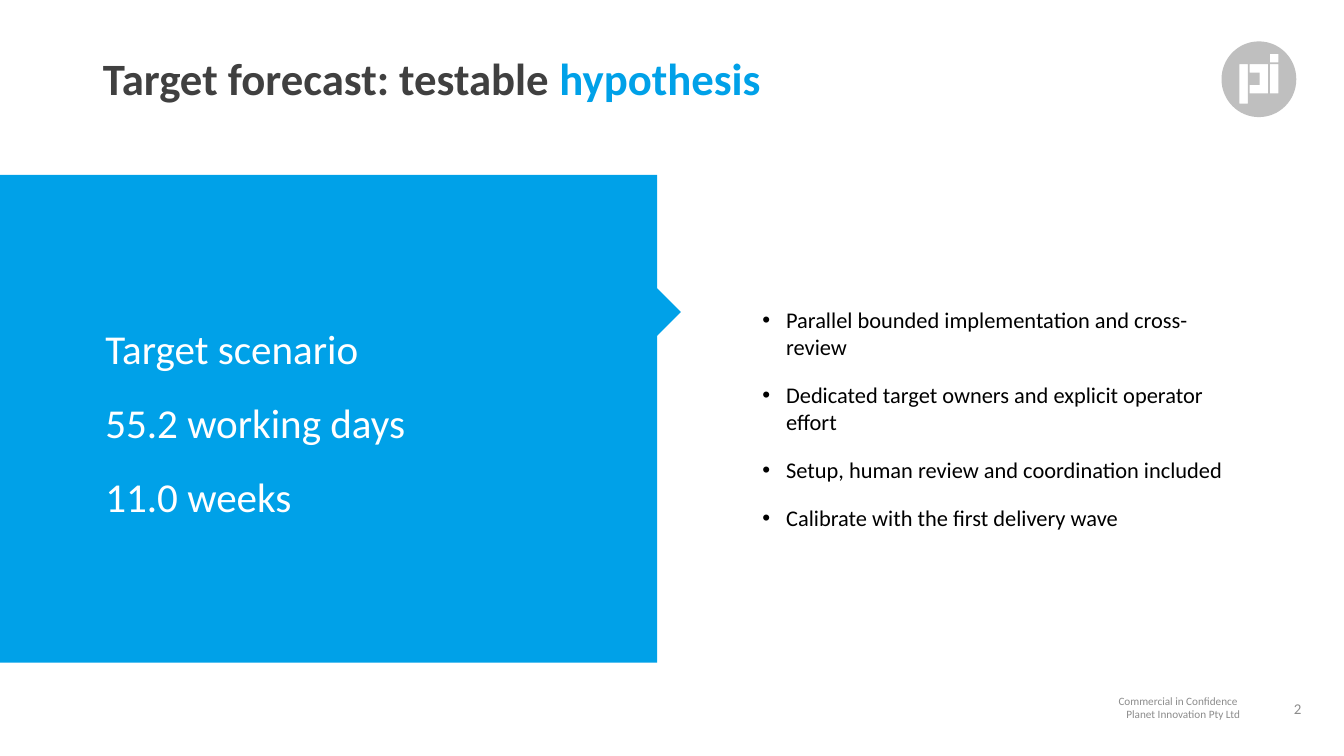
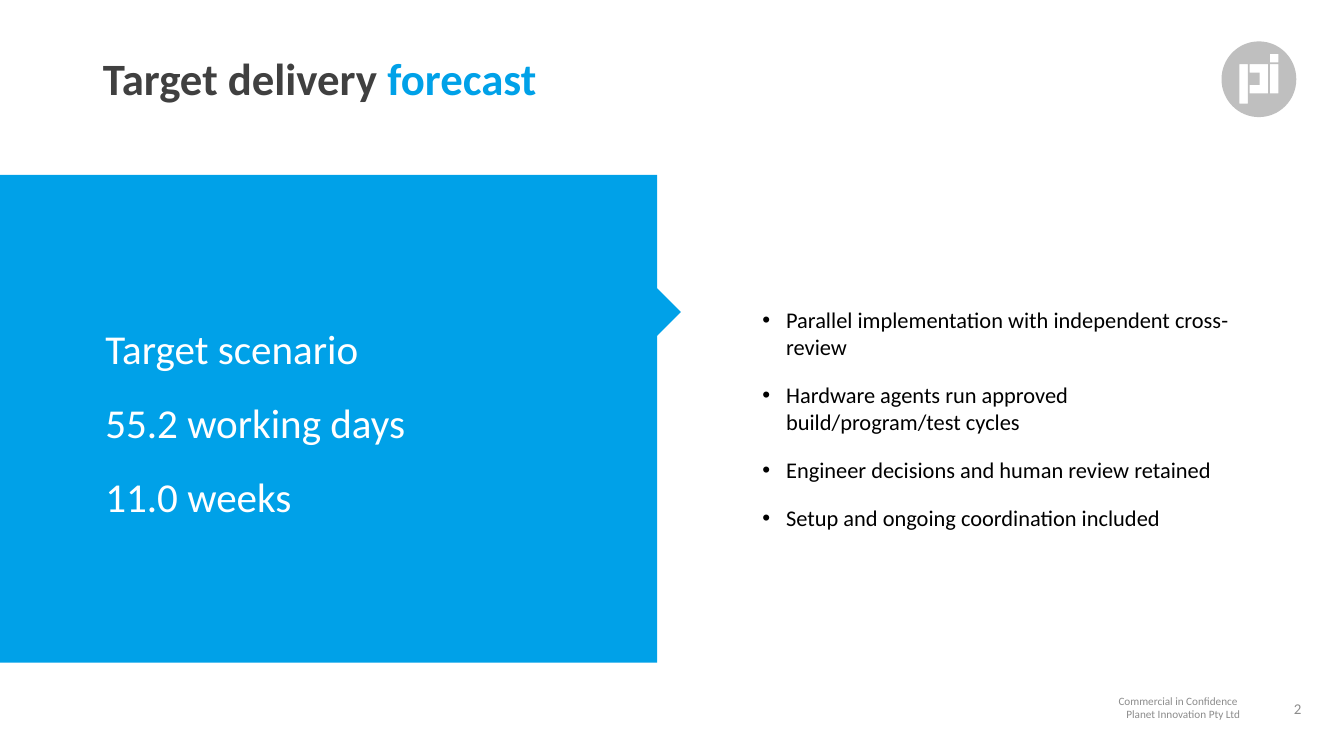
Before and after one commit to andrewleech/omp-connected, a slide deck: slide 2 of planning/fleets/20261117_fleet-pitch.pptx. Drawn at 1344x756 pixels with LibreOffice and Linux fonts; fonts in the diff are those of the drawing. Boxes give left, top, right and bottom in pixels: in the first picture for what was removed or moved away, otherwise in the second. Text is boxed around its words. In the diff, an @@ line names an element or a change of style, - is before the commit and + after.

```diff
--- a/planning/fleets/20261117_fleet-pitch.pptx
+++ b/planning/fleets/20261117_fleet-pitch.pptx
@@ title at bbox=[103, 63, 536, 103]: text changed @@
-Target forecast: testable hypothesis
+Target delivery forecast
@@ text at bbox=[786, 312, 1228, 530]: text changed @@
-• Parallel bounded implementation and cross-review
-• Dedicated target owners and explicit operator effort
-• Setup, human review and coordination included
-• Calibrate with the first delivery wave
+• Parallel implementation with independent cross-review
+• Hardware agents run approved build/program/test cycles
+• Engineer decisions and human review retained
+• Setup and ongoing coordination included
```
Also in this commit, not shown: 11 other slides changed, 13 other files.
